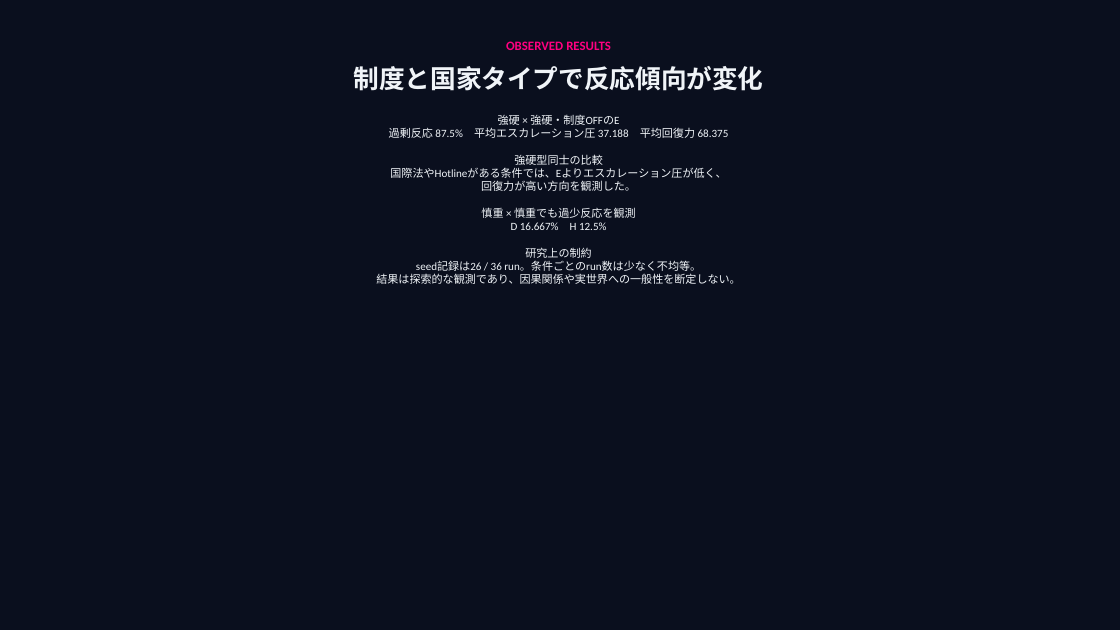
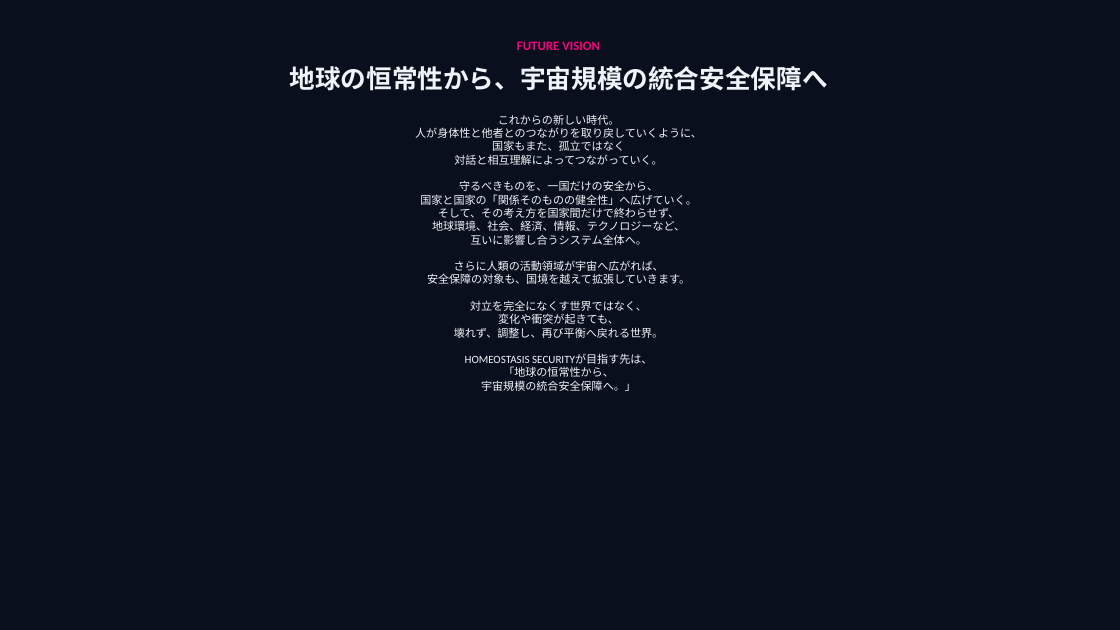
Before and after one commit to ryoryo3888/homeostasis-security, a slide deck: slide 3 of homeostasis_security_presentation(2).pptx. Drawn at 1120x630 pixels with LibreOffice and Linux fonts; fonts in the diff are those of the drawing. Boxes give left, top, right and bottom in pixels: in the first picture for what was removed or moved away, otherwise in the second. Text is boxed around its words. In the diff, an @@ line names an element or a change of style, - is before the commit and + after.

Commit message:
Revert "Update presentation for 16-condition results"
This reverts commit c316d5d7ef46d0d43d7ebd2a7d87412b3ea51d35.

```diff
--- a/homeostasis_security_presentation(2).pptx
+++ b/homeostasis_security_presentation(2).pptx
@@ text at (517, 41, 600, 50): text changed @@
-OBSERVED RESULTS
+FUTURE VISION
@@ text at (290, 66, 828, 91): text changed @@
-制度と国家タイプで反応傾向が変化
+地球の恒常性から、宇宙規模の統合安全保障へ
@@ text at (415, 114, 702, 391): text changed @@
-強硬 × 強硬・制度OFFのE
-過剰反応 87.5% 平均エスカレーション圧 37.188 平均回復力 68.375
-強硬型同士の比較
-国際法やHotlineがある条件では、Eよりエスカレーション圧が低く、
-回復力が高い方向を観測した。
-慎重 × 慎重でも過少反応を観測
-D 16.667% H 12.5%
-研究上の制約
-seed記録は26 / 36 run。条件ごとのrun数は少なく不均等。
-結果は探索的な観測であり、因果関係や実世界への一般性を断定しない。
+これからの新しい時代。
+人が身体性と他者とのつながりを取り戻していくように、
+国家もまた、孤立ではなく
+対話と相互理解によってつながっていく。
+守るべきものを、一国だけの安全から、
+国家と国家の「関係そのものの健全性」へ広げていく。
+そして、その考え方を国家間だけで終わらせず、
+地球環境、社会、経済、情報、テクノロジーなど、
+互いに影響し合うシステム全体へ。
+さらに人類の活動領域が宇宙へ広がれば、
+安全保障の対象も、国境を越えて拡張していきます。
+対立を完全になくす世界ではなく、
+変化や衝突が起きても、
+壊れず、調整し、再び平衡へ戻れる世界。
+HOMEOSTASIS SECURITYが目指す先は、
+「地球の恒常性から、
+宇宙規模の統合安全保障へ。」
```
Also in this commit, not shown: 1 other slide changed, 1 slide added, 1 slide removed, 1 other file.
